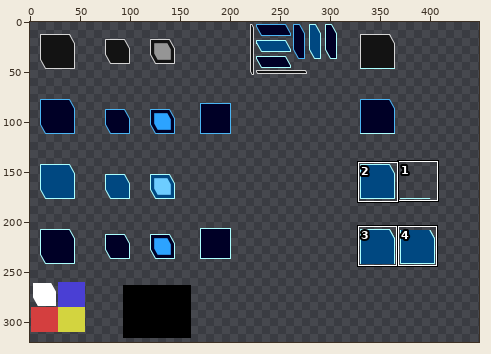
Sprite sheet: data/textures/widgets.png. Above, an overview of the earlier version with the close-up marked.
Close-up. Before the edit:
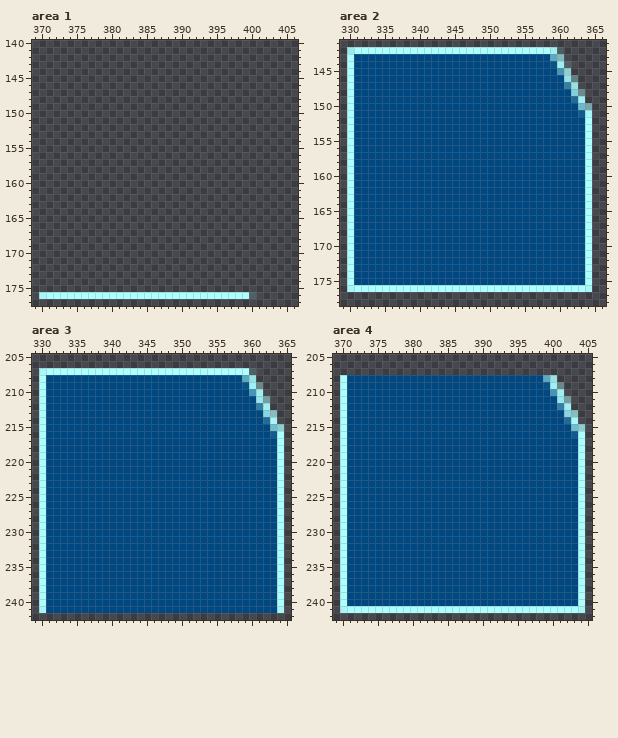
The file is 512x512 pixels. Pixels under 10% opacity are left out. Colours within 5 levels of each other are drawn and written as one. Shown: area 1: x 369..406, y 140..177; area 2: x 329..366, y 141..178; area 3: x 329..365, y 205..242; area 4: x 369..405, y 205..242. The wide view leaves out empty margins. The commit also changed other parts of the picture, which this record leaves out.
Now the later version:
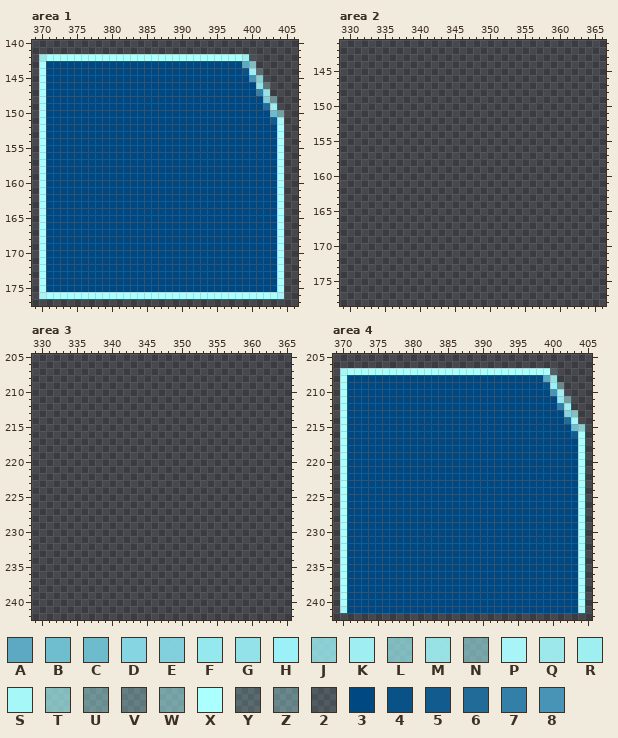
Palette (. is transparent): A #5dabc5fa  B #6fbed0  C #6fbfd2f6  D #85d5e2  E #85d6e3f4  F #96e8ef  G #96e9f0f4  H #9df1f9fd  J #a1f5f9c9  K #a2f5f8f6  L #a2f6f9aa  M #a3f6f9e1  N #a4f6f88a  P #a8f4f7  Q #a5f8fbe8  R #a5f9fbf0  S #a8fbfcf9  T #aafefea7  U #aaffff69  V #abffff4c  W #abffff81  X #abffff  Y #acffff31  Z #acffff59  2 #adffff1c  3 #004881  4 #095288  5 #125b8e  6 #216b99  7 #347fa7  8 #4794b6fe
Diff:
Changed rows in their new state; - is an unchanged pixel.
Area 1:
first column x 370:
142 QXXXXXXXXXXXXXXXXXXXXXXXXXXXXR2----
143 X3333333333333333333333333333AL----
144 X33333333333333333333333333334KY---
145 X333333333333333333333333333338J---
146 X333333333333333333333333333333GV--
147 X3333333333333333333333333333337M--
148 X3333333333333333333333333333333EU-
149 X33333333333333333333333333333336R-
150 X33333333333333333333333333333333CN
151 X333333333333333333333333333333335S
152 X333333333333333333333333333333333X
153 X333333333333333333333333333333333X
154 X333333333333333333333333333333333X
155 X333333333333333333333333333333333X
156 X333333333333333333333333333333333X
157 X333333333333333333333333333333333X
158 X333333333333333333333333333333333X
159 X333333333333333333333333333333333X
160 X333333333333333333333333333333333X
161 X333333333333333333333333333333333X
162 X333333333333333333333333333333333X
163 X333333333333333333333333333333333X
164 X333333333333333333333333333333333X
165 X333333333333333333333333333333333X
166 X333333333333333333333333333333333X
167 X333333333333333333333333333333333X
168 X333333333333333333333333333333333X
169 X333333333333333333333333333333333X
170 X333333333333333333333333333333333X
171 X333333333333333333333333333333333X
172 X333333333333333333333333333333333X
173 X333333333333333333333333333333333X
174 X333333333333333333333333333333333X
175 X333333333333333333333333333333333X
176 P-----------------------------XXXXP
Area 2:
first column x 330:
142 ...............................----
143 ...............................----
144 ................................---
145 ................................---
146 .................................--
147 .................................--
148 ..................................-
149 ..................................-
150 ...................................
151 ...................................
152 ...................................
153 ...................................
154 ...................................
155 ...................................
156 ...................................
157 ...................................
158 ...................................
159 ...................................
160 ...................................
161 ...................................
162 ...................................
163 ...................................
164 ...................................
165 ...................................
166 ...................................
167 ...................................
168 ...................................
169 ...................................
170 ...................................
171 ...................................
172 ...................................
173 ...................................
174 ...................................
175 ...................................
176 ...................................
Area 3:
first column x 330:
207 ...............................----
208 ...............................----
209 ................................---
210 ................................---
211 .................................--
212 .................................--
213 ..................................-
214 ..................................-
215 ...................................
216 ...................................
217 ...................................
218 ...................................
219 ...................................
220 ...................................
221 ...................................
222 ...................................
223 ...................................
224 ...................................
225 ...................................
226 ...................................
227 ...................................
228 ...................................
229 ...................................
230 ...................................
231 ...................................
232 ...................................
233 ...................................
234 ...................................
235 ...................................
236 ...................................
237 ...................................
238 ...................................
239 ...................................
240 ...................................
241 ...................................
Area 4:
first column x 370:
207 SXXXXXXXXXXXXXXXXXXXXXXXXXXXXXY
first column x 371:
241 333333333333333333333333333333333
Boxes around the changes in both close-ups, in picture pixels (x1, y1, x2, y2):
changed: (39, 54, 284, 299)
erased: (347, 47, 592, 292)
erased: (39, 368, 284, 613)
added: (340, 368, 557, 375)
changed: (347, 606, 578, 613)
